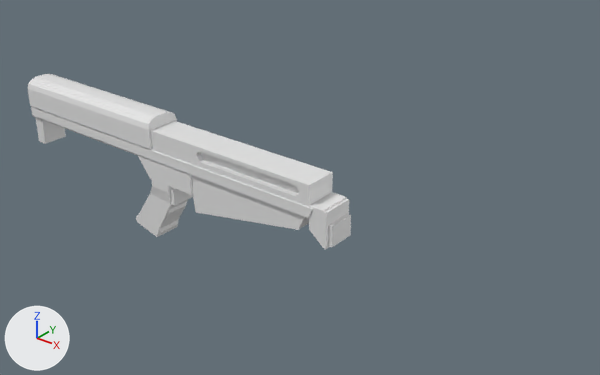
The Blender file Other stuff/Blender assets/sniper.blend as it was, and as the next commit left it.
Camera for both pictures: a 50 mm lens placed at (8.2, -13.5, 8.96), pointed at (-3.37, 0.96, 0.0). Every picture has the same lights, and +X, +Y and +Z are marked at lower left.
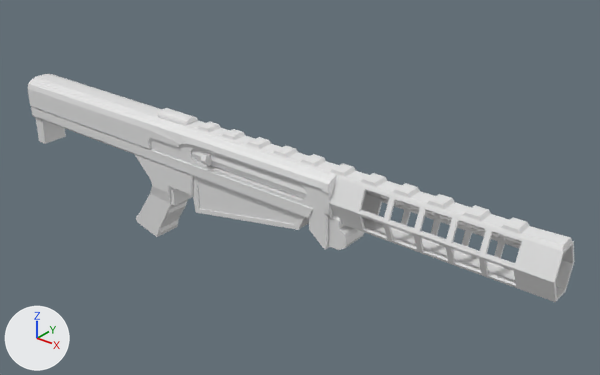
Pixel boxes (x1, y1, x2, y2) of what changed, in the pictures (600 x 375 px):
'Cube', reshaped
    before: (28, 74, 351, 249)
    after: (28, 74, 364, 250)
'Cylinder.001', added
    after: (329, 177, 575, 302)
'Cube.004', added
    after: (185, 120, 572, 251)
'Cylinder', shown
    after: (191, 148, 307, 199)
part 1 of me_cube, built on
    before: (132, 109, 309, 205)
    after: (132, 108, 364, 250)

The change, as a list of edits to the scene's bpy script:
```text
Change me_cube:
    used by ob_cube; location = (-6.13, 0.0, -0.14); scale = (0.344, 0.431, 0.277)
    remove me_cube.from_pydata(...)  # 370 vertices, 368 faces; spans x -18.0..13.8, y -1.1..1.1, z -7.5..5.2
    add me_cube.from_pydata(...)  # 654 vertices, 647 faces; spans x -18.0..14.9, y -1.2..1.2, z -7.5..5.8
    me_cube part 1: 15 vertices moved from x -4.7..11.3, y -1.1..1.1, z -1.0..4.7 to x -5.1..11.8, y -1.1..1.1, z -1.4..5.0; 53 vertices removed from x -4.7..11.4, y -1.1..1.1, z 2.3..5.2; 337 vertices added at x -18.0..14.9, y -1.2..1.2, z -2.7..5.8
Add me_cylinder_003:
    me_cylinder_003.from_pydata(...)  # 544 vertices, 584 faces; spans x -0.87..0.87, y -1.0..1.0, z -1.0..7.12
Add me_cube_005:
    me_cube_005.from_pydata(...)  # 184 vertices, 159 faces; spans x -34.1..30.1, y -0.4..0.4, z 1.2..1.5
Change ob_cylinder:
    ob_cylinder.location: (1.11, 0.0, 0.71) -> (-5.32, 0.0, 0.75)
    remove ob_cylinder.hide_set(True)
    ob_cylinder.scale: (0.523, 0.523, 0.523) -> (0.344, 0.413, 0.413)
Add ob_cylinder_001:
    ob_cylinder_001 = bpy.data.objects.new('Cylinder.001', me_cylinder_003)
    ob_cylinder_001.location = (-0.79, 0.0, 0.76)
    ob_cylinder_001.rotation_euler = (0.0, 1.571, 0.0)  # degrees (0, 90, 0)
    ob_cylinder_001.scale = (0.635, 0.474, 0.635)
Add ob_cube_004:
    ob_cube_004 = bpy.data.objects.new('Cube.004', me_cube_005)
    ob_cube_004.location = (-1.49, 0.0, 0.5)
    ob_cube_004.rotation_euler = (0.0, 0.0, 3.142)  # degrees (0, 0, 180)
    ob_cube_004.scale = (0.152, 0.557, 0.642)
```
